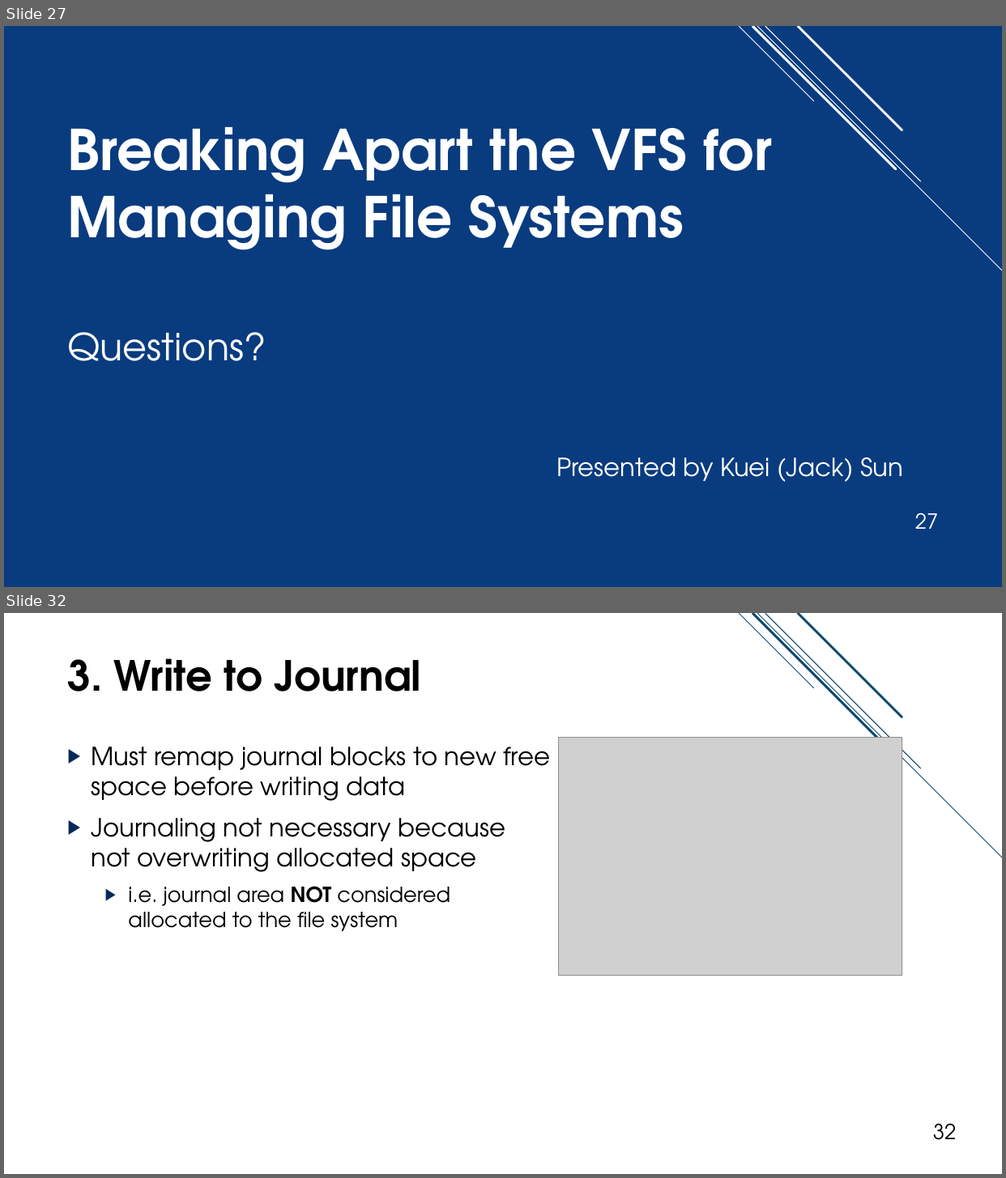
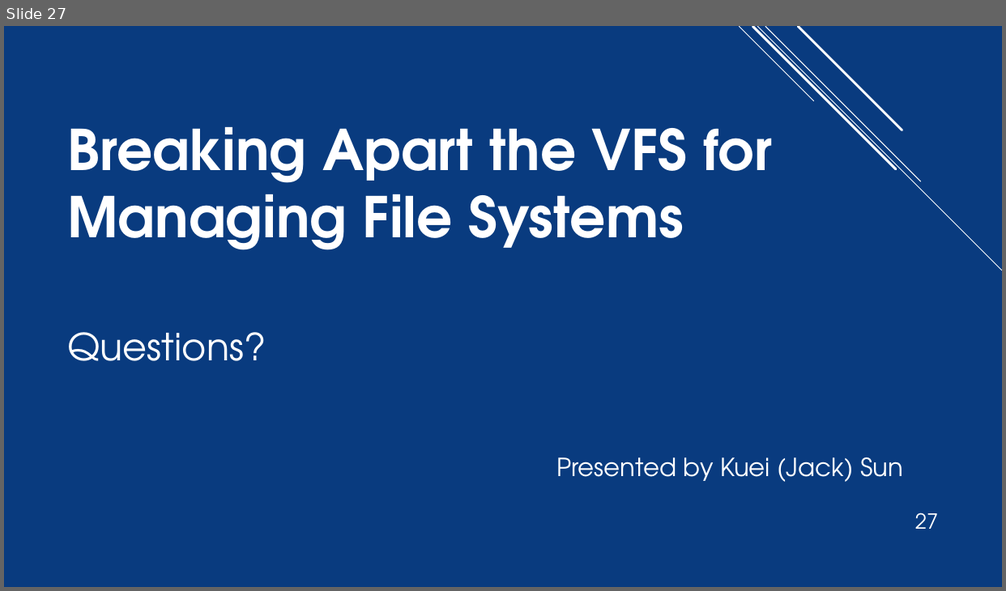
Before and after one commit to jacksun007/evfs-paper, a slide deck: slide/evfs_talk.pptx. Shown one above the other, each under a label of ours: slides 27 and 32 before the commit, slide 27 after it; the slides between them are not shown. The pictures are 1006x1178 and 1006x591 pixels, drawn with LibreOffice and Linux fonts; fonts in the diff are those of the drawing; grey boxes stand for pictures. Boxes give left, top, right and bottom in pixels: in the first picture for what was removed or moved away, otherwise in the second. Text is boxed around its words. In the diff, an @@ line names an element or a change of style, - is before the commit and + after.

Commit message:
forgot to save slide before commit

```diff
--- a/slide/evfs_talk.pptx
+++ b/slide/evfs_talk.pptx
@@ slide 32 removed at box(4, 613, 1002, 1174), background #FFFFFF @@
@@ group removed at box(739, 613, 1002, 858): 5 lines @@
@@ title removed at box(67, 658, 422, 692) @@
-3. Write to Journal
@@ text removed at box(91, 747, 550, 931) @@
-▶ Must remap journal blocks to new free space before writing data
-▶ Journaling not necessary because not overwriting allocated space
-  ▶ i.e. journal area NOT considered allocated to the file system
@@ picture removed at box(559, 737, 902, 976) @@
@@ page number removed at box(933, 1123, 956, 1140) @@
-32
```
Also in this commit, not shown: 2 slides changed, 3 other slides removed.
